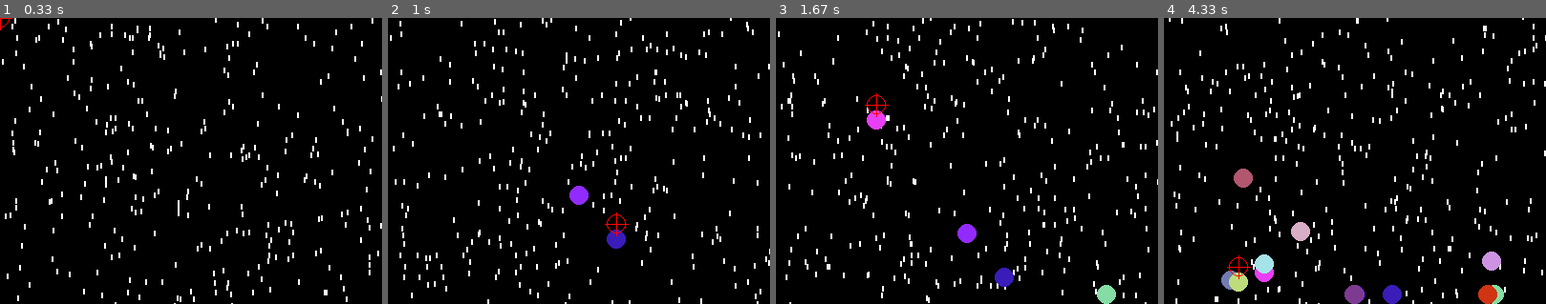
Above: before the commit, frames 1-4 (left to right).
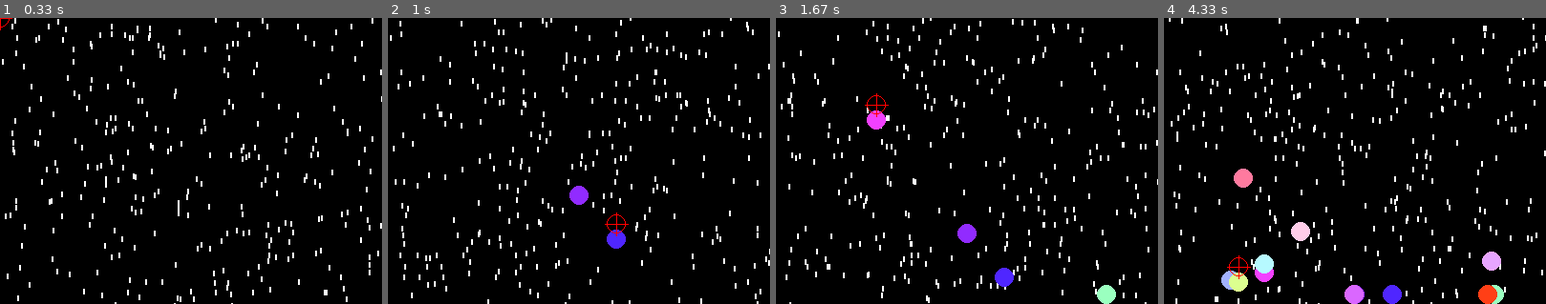
Above: after the commit, the same moments.

Repository: hypergraphman/pygame_circles
Game: pygame game, started from main.py
The game is run twice, just before and just after one commit, with the same random seed, the same clock (stepped at 60 frames per second) and the same inputs.
Inputs (mouse positions are in pixels of both pictures, inside the frame that each line leads up to):
- Up to frame 1 (0.33 s): no input
- Up to frame 2 (1 s): click (579, 161) at 0.38 s; click (617, 223) at 0.72 s
- Up to frame 3 (1.67 s): click (1104, 261) at 1.05 s; click (875, 103) at 1.38 s
- Up to frame 4 (4.33 s): click (1355, 195) at 1.72 s; click (1301, 100) at 2.05 s; click (1488, 235) at 2.38 s; click (1232, 189) at 2.72 s; click (1244, 106) at 3.05 s; click (1263, 209) at 3.38 s; click (1492, 226) at 3.72 s; click (1240, 266) at 4.05 s

Frame 1 is identical in both runs. In frame 2, 0.2% of the frame differs, in the area x 57-63%, y 74-81%; in frame 3, 0.5%; in frame 4, 2.0%, in the area x 15-89%, y 52-100%.

Commit message:
Теперь создаются только яркие круги

Diff:
--- a/main.py
+++ b/main.py
@@ -56,7 +56,13 @@
             r = random.randint(0, 255)
             g = random.randint(0, 255)
             b = random.randint(0, 255)
-            circles.append([x, y, (r, g, b)])
+
+            # Только яркие цвета
+            color = pygame.Color(r, g, b)
+            hsv = color.hsva
+            color.hsva = (hsv[0], hsv[1], 100, hsv[3])
+
+            circles.append([x, y, color])
         if event.type == pygame.MOUSEMOTION:
             mouse_pos = event.pos
 
